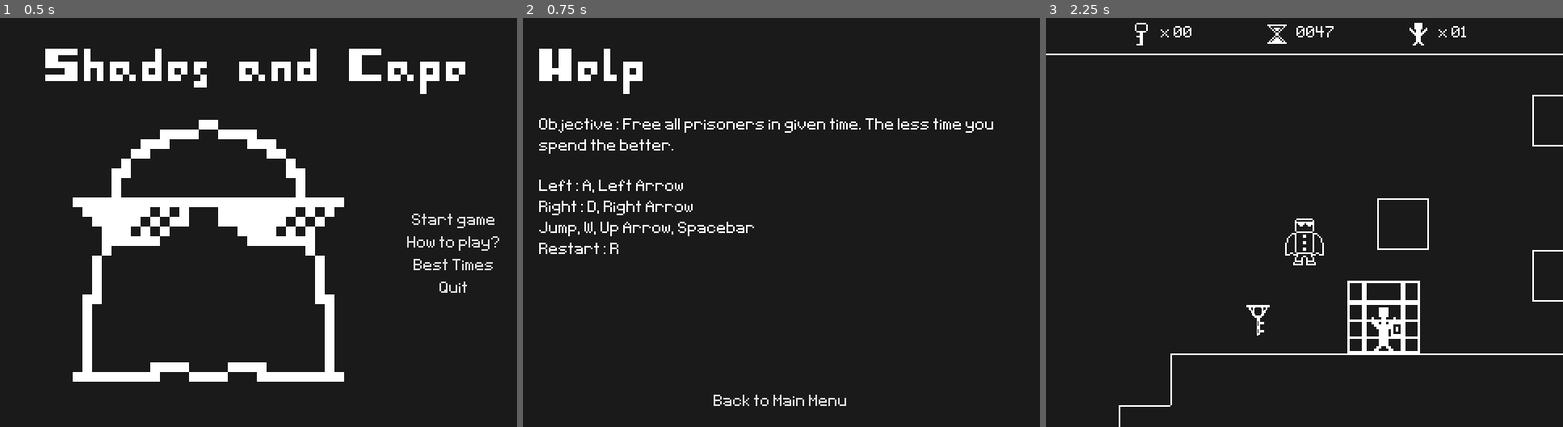
Above: before the commit, frames 1-3 (left to right).
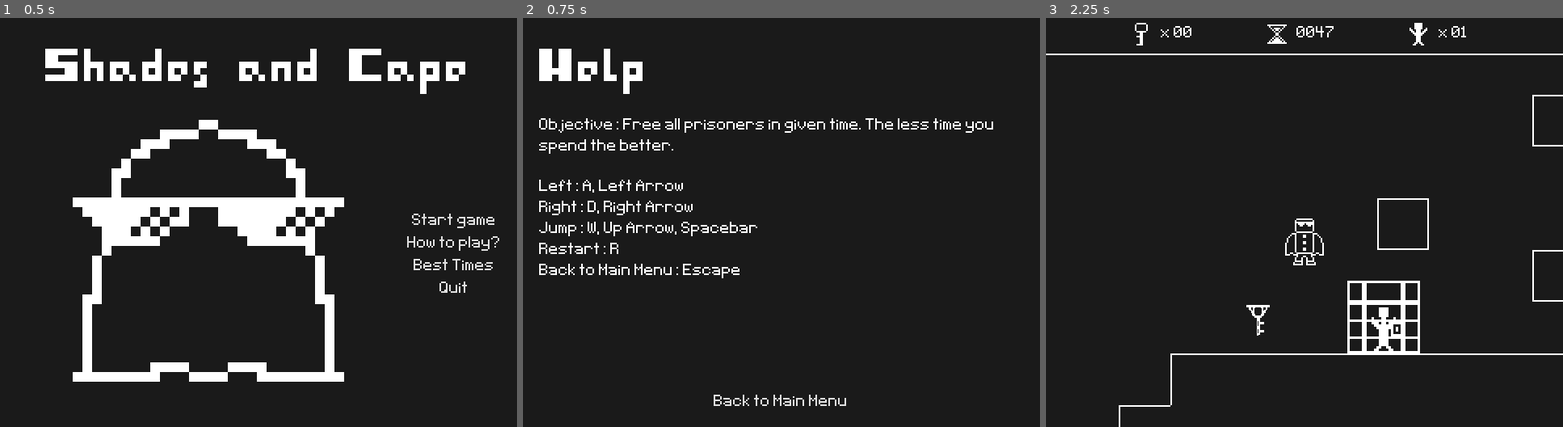
Above: after the commit, the same moments.

Repository: Kiel97/bialjam2019
Game: Godot game, scene res://Menu/MainMenu.tscn
Same seed, same stepped clock (60 frames per second), same inputs: the game is played once before the commit and once after it.
Inputs:
- Up to frame 1 (0.5 s): no input
- Up to frame 2 (0.75 s): click "How to play?" at 0.5 s
- Up to frame 3 (2.25 s): click "Back to Main Menu" at 1.25 s; click "Start game" at 2 s

Frame 1 is identical in both runs. In frame 2, 0.7% of the frame differs, in the area x 3-46%, y 49-64%; in frame 3, nothing differs.

Commit message:
Fixed typos

Diff:
--- a/Bialjam2019/Menu/HelpScreen.tscn
+++ b/Bialjam2019/Menu/HelpScreen.tscn
@@ -45,15 +45,16 @@
 [node name="Label" type="Label" parent="PanelContainer/MarginContainer/VBoxContainer"]
 margin_top = 93.0
 margin_right = 300.0
-margin_bottom = 142.0
+margin_bottom = 155.0
 custom_fonts/font = ExtResource( 4 )
 text = "Left: A, Left Arrow
 Right: D, Right Arrow
-Jump, W, Up Arrow, Spacebar
-Restart: R"
+Jump: W, Up Arrow, Spacebar
+Restart: R
+Back to Main Menu: Escape"
 
 [node name="Control" type="Control" parent="PanelContainer/MarginContainer/VBoxContainer"]
-margin_top = 157.0
+margin_top = 170.0
 margin_right = 300.0
 margin_bottom = 211.0
 size_flags_horizontal = 3
